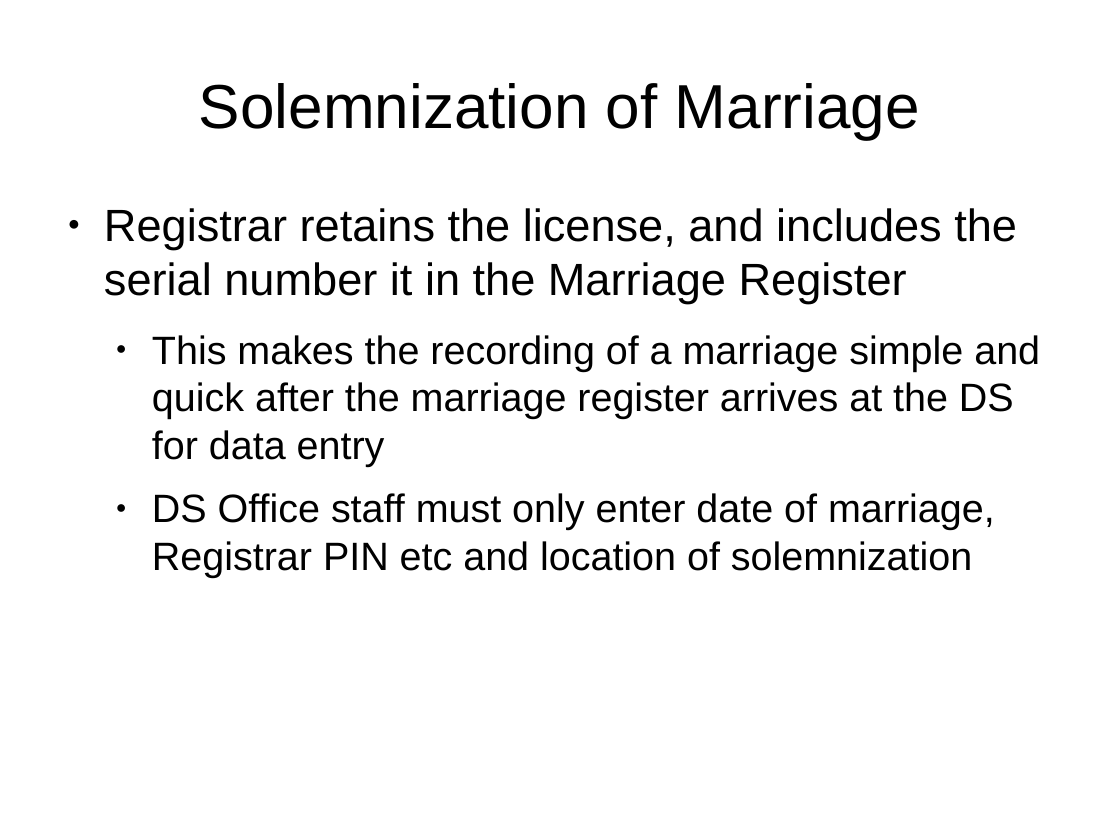
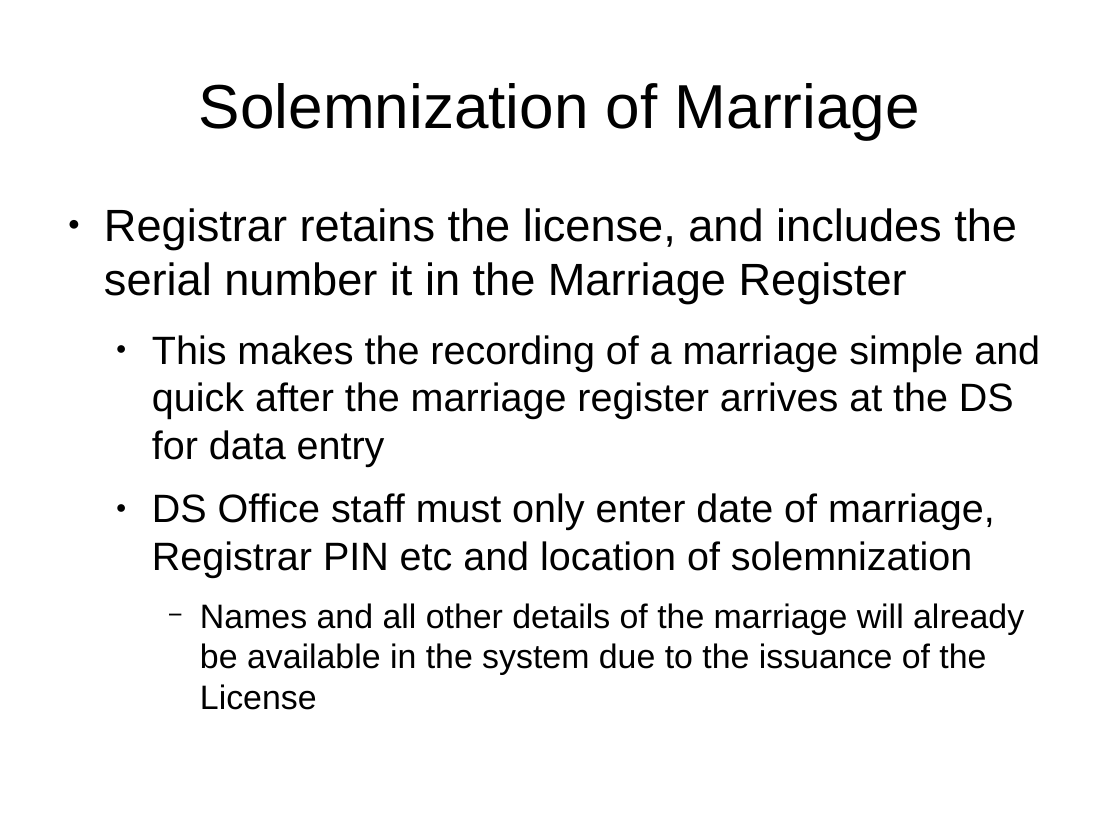
Before and after one commit to pradeepy2kg/pradeepy2kg-adsfasdf, a slide deck: slide 12 of docs/Marriages/ReEngineering/Marriage-Registration-Re-Engineering.odp (slide 11 before the commit). Drawn at 1120x840 pixels with LibreOffice and Linux fonts; fonts in the diff are those of the drawing. Boxes give left, top, right and bottom in pixels: in the first picture for what was removed or moved away, otherwise in the second. Text is boxed around its words. In the diff, an @@ line names an element or a change of style, - is before the commit and + after.

```diff
--- a/docs/Marriages/ReEngineering/Marriage-Registration-Re-Engineering.odp
+++ b/docs/Marriages/ReEngineering/Marriage-Registration-Re-Engineering.odp
@@ text at [200,603,1024,710]: paragraph added @@
+    − Names and all other details of the marriage will already be available in the system due to the issuance of the License
```
Also in this commit, not shown: 4 other slides changed, 2 slides added.
